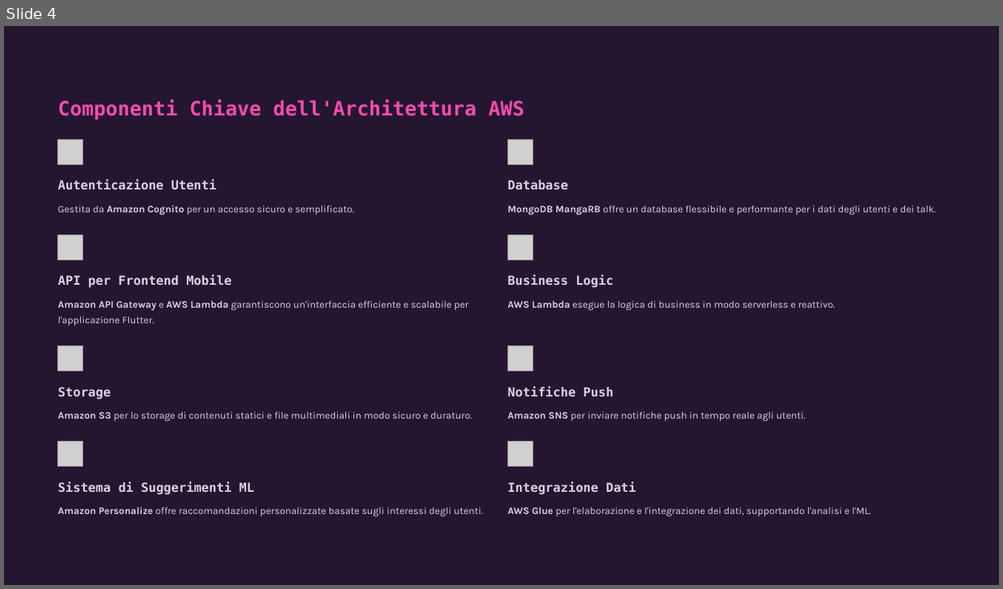
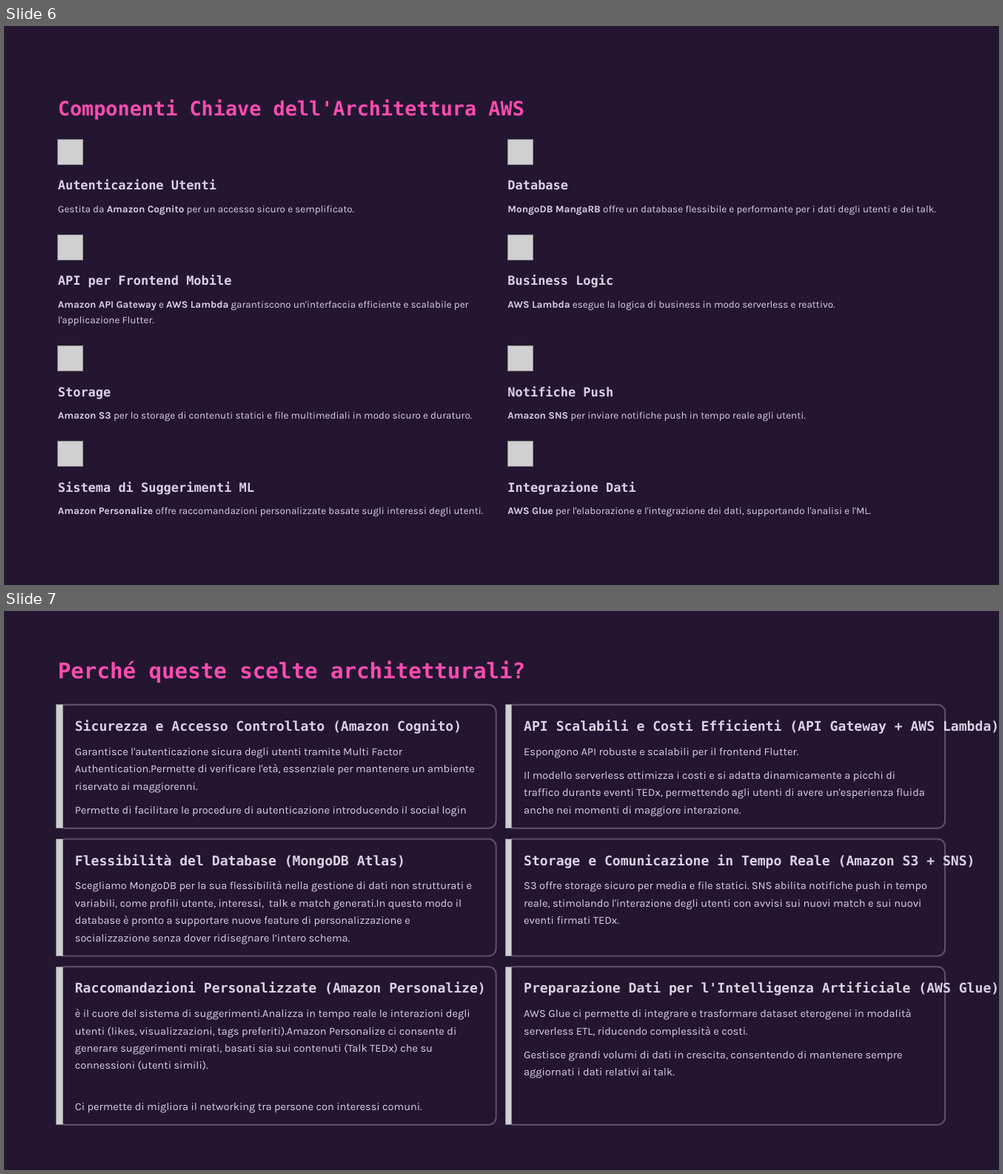
Before and after one commit to mnicoli13/tedx-match, a slide deck: Powerpoint/TedxMatch-1.pptx. Shown one above the other, each under a label of ours: slide 4 before the commit, slides 6 and 7 after it. The pictures are 1003x589 and 1003x1174 pixels, drawn with LibreOffice and Linux fonts; fonts in the diff are those of the drawing; grey boxes stand for pictures; background and template pictures are left out. Boxes give left, top, right and bottom in pixels: in the first picture for what was removed or moved away, otherwise in the second. Text is boxed around its words. In the diff, an @@ line names an element or a change of style, - is before the commit and + after.

```diff
--- a/Powerpoint/TedxMatch-1.pptx
+++ b/Powerpoint/TedxMatch-1.pptx
@@ slide 7 added at (4, 611, 999, 1170), background #000000; not listed: 1 template element that a slide beside it also shows @@
@@ text added at (58, 661, 525, 683), 25 pt, text #F94CAF, bold @@
+Perché queste scelte architetturali?
@@ picture added at (57, 705, 62, 829) @@
@@ rounded rectangle added at (58, 705, 496, 829), fill #241631, outline #5C4E69 1.8 pt @@
@@ text added at (75, 721, 461, 734), 15.5 pt, text #DAD1E6, bold @@
+Sicurezza e Accesso Controllato (Amazon Cognito)
@@ picture added at (505, 705, 511, 829) @@
@@ rounded rectangle added at (507, 705, 945, 829), fill #241631, outline #5C4E69 1.8 pt @@
@@ text added at (523, 721, 999, 735), 15.5 pt, text #DAD1E6, bold @@
+API Scalabili e Costi Efficienti (API Gateway + AWS Lambda)
@@ text added at (75, 748, 475, 793), 12.5 pt, text #DAD1E6 @@
+Garantisce l'autenticazione sicura degli utenti tramite Multi Factor Authentication.Permette di verificare l'età, essenziale per mantenere un ambiente riservato ai maggiorenni.
@@ text added at (523, 748, 799, 758), 12.5 pt, text #DAD1E6 @@
+Espongono API robuste e scalabili per il frontend Flutter.
@@ text added at (523, 772, 925, 817), 12.5 pt, text #DAD1E6 @@
+Il modello serverless ottimizza i costi e si adatta dinamicamente a picchi di traffico durante eventi TEDx, permettendo agli utenti di avere un'esperienza fluida anche nei momenti di maggiore interazione.
@@ text added at (75, 806, 466, 817), 12.5 pt, text #DAD1E6 @@
+Permette di facilitare le procedure di autenticazione introducendo il social login
@@ picture added at (57, 839, 62, 956) @@
@@ rounded rectangle added at (58, 839, 496, 956), fill #241631, outline #5C4E69 1.8 pt @@
@@ text added at (75, 854, 405, 869), 15.5 pt, text #DAD1E6, bold @@
+Flessibilità del Database (MongoDB Atlas)
@@ picture added at (505, 839, 511, 956) @@
@@ rounded rectangle added at (507, 839, 945, 956), fill #241631, outline #5C4E69 1.8 pt @@
@@ text added at (523, 854, 919, 889), 15.5 pt, text #DAD1E6, bold @@
+Storage e Comunicazione in Tempo Reale (Amazon S3 + SNS)
@@ text added at (75, 881, 472, 945), 12.5 pt, text #DAD1E6 @@
+Scegliamo MongoDB per la sua flessibilità nella gestione di dati non strutturati e variabili, come profili utente, interessi, talk e match generati.In questo modo il database è pronto a supportare nuove feature di personalizzazione e socializzazione senza dover ridisegnare l’intero schema.
@@ text added at (523, 882, 927, 924), 12.5 pt, text #DAD1E6 @@
+S3 offre storage sicuro per media e file statici. SNS abilita notifiche push in tempo reale, stimolando l'interazione degli utenti con avvisi sui nuovi match e sui nuovi eventi firmati TEDx.
@@ picture added at (57, 967, 62, 1125) @@
@@ rounded rectangle added at (58, 967, 496, 1125), fill #241631, outline #5C4E69 1.8 pt @@
@@ text added at (75, 982, 385, 1035), 15.5 pt, text #DAD1E6, bold @@
+Raccomandazioni Personalizzate (Amazon Personalize)
@@ picture added at (505, 967, 511, 1125) @@
@@ rounded rectangle added at (507, 967, 945, 1125), fill #241631, outline #5C4E69 1.8 pt @@
@@ text added at (523, 982, 950, 1017), 15.5 pt, text #DAD1E6, bold @@
+Preparazione Dati per l'Intelligenza Artificiale (AWS Glue)
@@ text added at (75, 1009, 470, 1071), 12.5 pt, text #DAD1E6 @@
+è il cuore del sistema di suggerimenti.Analizza in tempo reale le interazioni degli utenti (likes, visualizzazioni, tags preferiti).Amazon Personalize ci consente di generare suggerimenti mirati, basati sia sui contenuti (Talk TEDx) che su connessioni (utenti simili).
@@ text added at (523, 1009, 910, 1038), 12.5 pt, text #DAD1E6 @@
+AWS Glue ci permette di integrare e trasformare dataset eterogenei in modalità serverless ETL, riducendo complessità e costi.
@@ text added at (523, 1051, 902, 1079), 12.5 pt, text #DAD1E6 @@
+Gestisce grandi volumi di dati in crescita, consentendo di mantenere sempre aggiornati i dati relativi ai talk.
@@ text added at (75, 1103, 422, 1113), 12.5 pt, text #DAD1E6 @@
+Ci permette di migliora il networking tra persone con interessi comuni.
@@ rectangle added at (875, 1132, 999, 1170), fill #241630 @@
@@ what was slide 4 is now slide 6 @@
```
Also in this commit, not shown: 2 other slides added, 1 other file.
